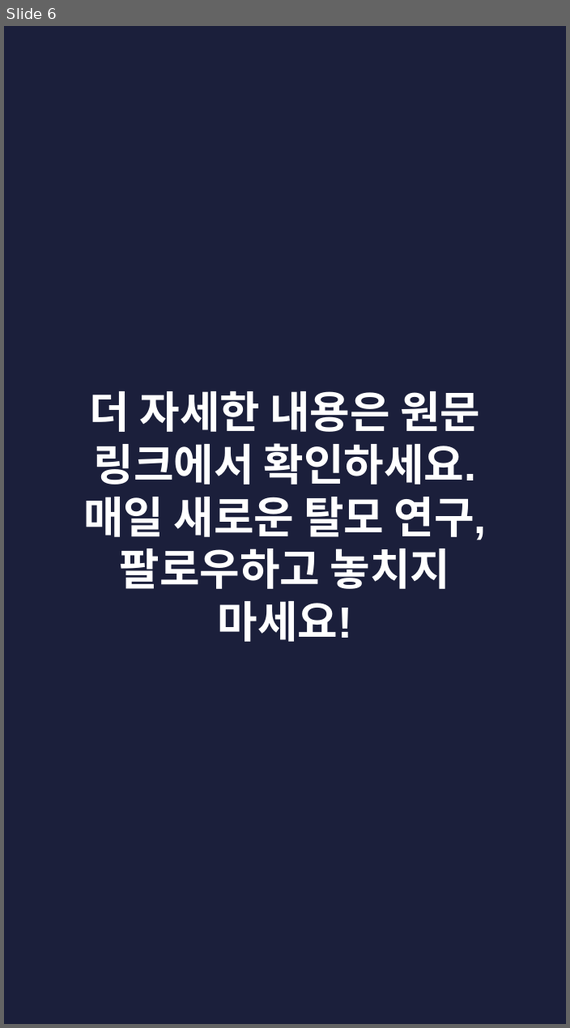
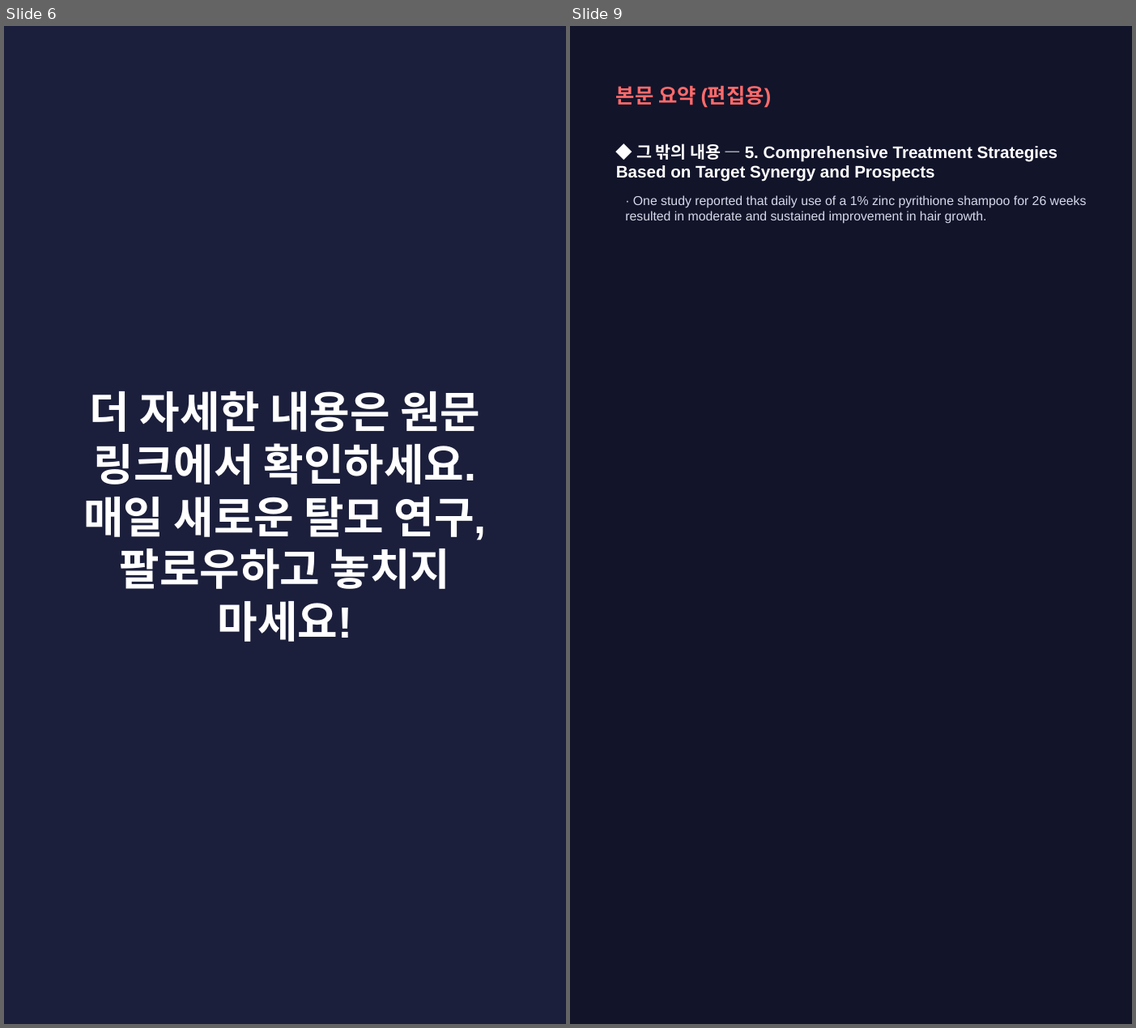
Before and after one commit to hyokang2010-BJ-ANTH/product-builder-test, a slide deck: pwa/data/latest/slides.pptx. Shown side by side, each under a label of ours: slide 6 before the commit, slides 6 and 9 after it; the slides between them are not shown. The pictures are 570x1028 and 1136x1028 pixels, drawn with LibreOffice and Linux fonts; fonts in the diff are those of the drawing. Boxes give left, top, right and bottom in pixels: in the first picture for what was removed or moved away, otherwise in the second. Text is boxed around its words. In the diff, an @@ line names an element or a change of style, - is before the commit and + after.

```diff
--- a/pwa/data/latest/slides.pptx
+++ b/pwa/data/latest/slides.pptx
@@ slide 9 added at [570,26,1132,1024], background #12142A @@
@@ text added at [616,85,772,108], 16 pt, text #FF6B6B, bold @@
+본문 요약 (편집용)
@@ text added at [616,143,1058,182], 13 pt, text #FFFFFF, bold @@
+◆ 그 밖의 내용 — 5. Comprehensive Treatment Strategies Based on Target Synergy and Prospects
@@ text added at [625,195,1087,224], 10 pt, text #D5D8EA @@
+· One study reported that daily use of a 1% zinc pyrithione shampoo for 26 weeks resulted in moderate and sustained improvement in hair growth.
```
Also in this commit, not shown: 2 slides changed, 5 other slides added, 4 slides removed, 26 other files.
